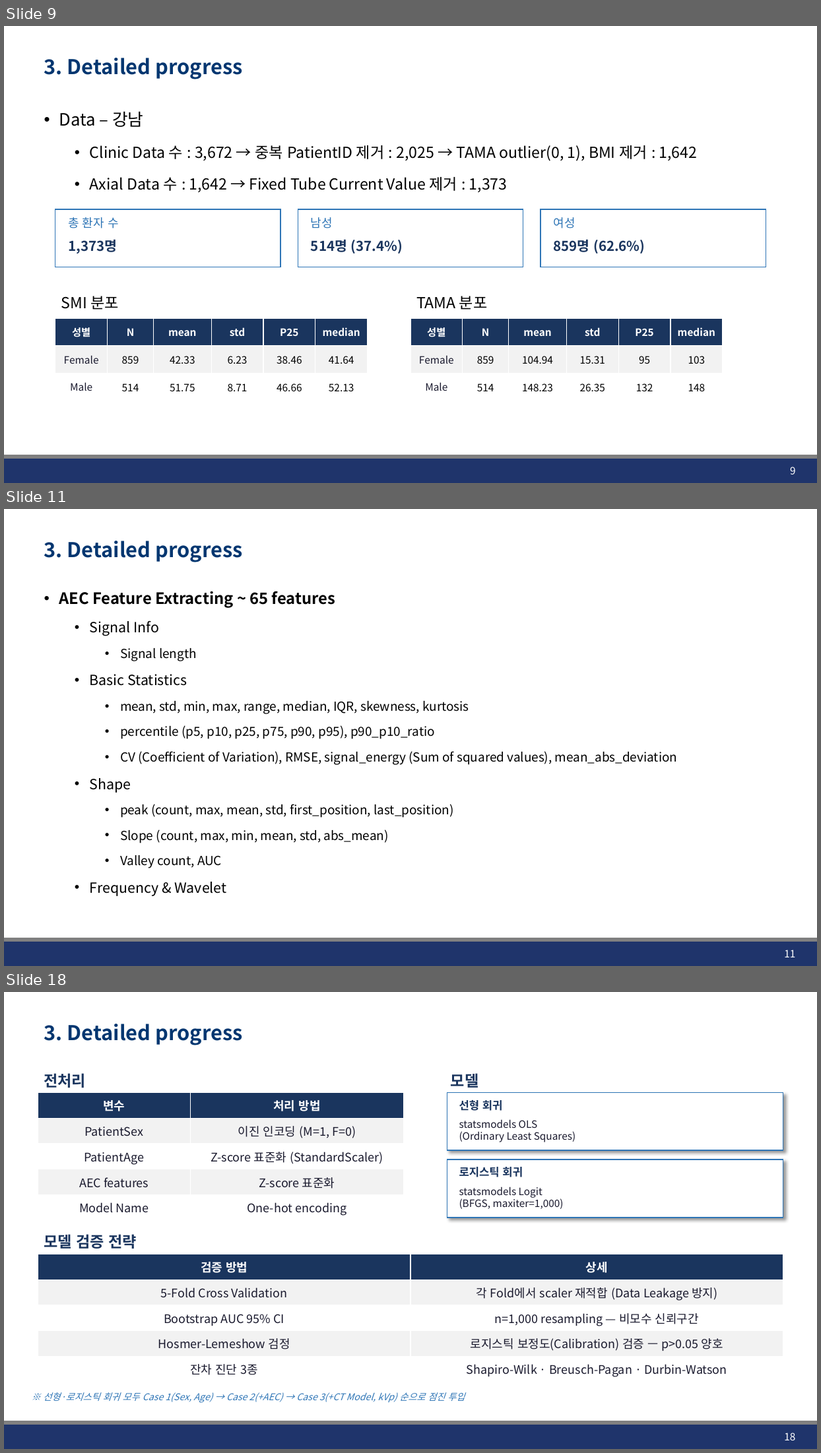
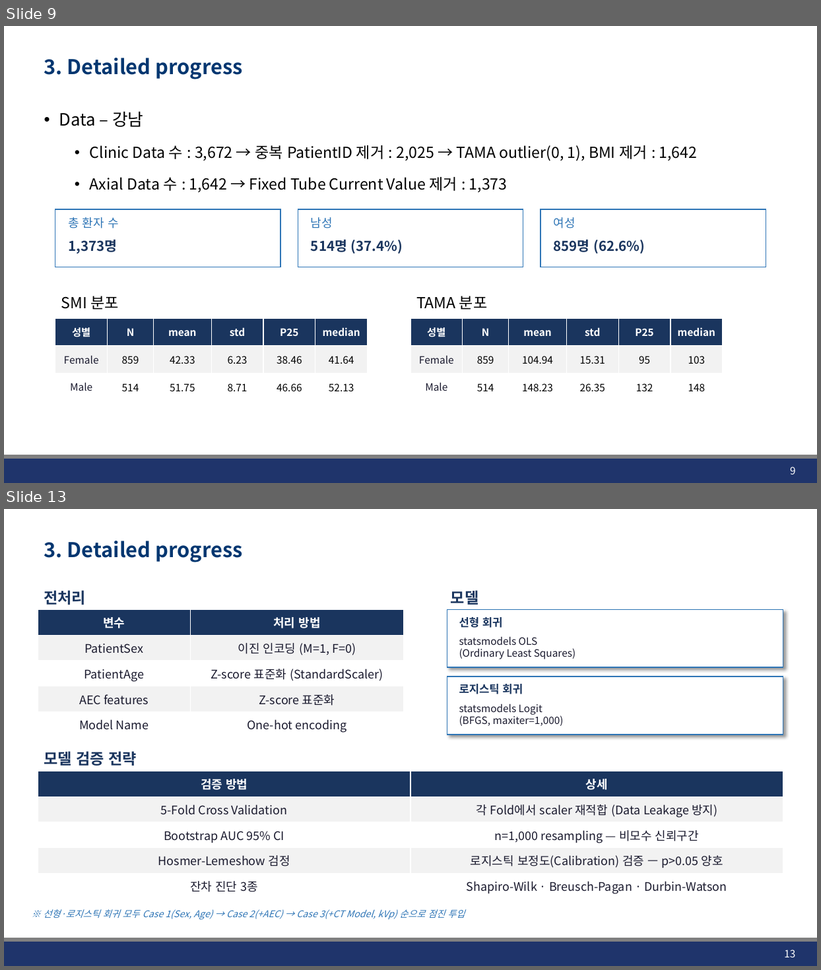
Before and after one commit to JHWannabe/2026-1_Study, a slide deck: 연구자료/260508_AEC_SMI_Analysis.pptx. Shown one above the other, each under a label of ours: slides 9, 11 and 18 before the commit, slides 9 and 13 after it; the slides between them are not shown. The pictures are 821x1453 and 821x970 pixels, drawn with LibreOffice and Linux fonts; fonts in the diff are those of the drawing; background and template pictures are left out. Boxes give left, top, right and bottom in pixels: in the first picture for what was removed or moved away, otherwise in the second. Text is boxed around its words. In the diff, an @@ line names an element or a change of style, - is before the commit and + after.

```diff
--- a/연구자료/260508_AEC_SMI_Analysis.pptx
+++ b/연구자료/260508_AEC_SMI_Analysis.pptx
@@ slide 11 removed at (4, 509, 817, 966), background #FFFFFF; not listed: 2 template elements that a slide beside it also shows @@
@@ title removed at (44, 541, 243, 562) @@
-3. Detailed progress
@@ text removed at (59, 591, 677, 896) @@
-• AEC Feature Extracting ~ 65 features
-  • Signal Info
-    • Signal length
-  • Basic Statistics
-    • mean, std, min, max, range, median, IQR, skewness, kurtosis
-    • percentile (p5, p10, p25, p75, p90, p95), p90_p10_ratio
-    • CV (Coefficient of Variation), RMSE, signal_energy (Sum of squared values), mean_abs_deviation
-  • Shape
-    • peak (count, max, mean, std, first_position, last_position)
-    • Slope (count, max, min, mean, std, abs_mean)
-    • Valley count, AUC
-  • Frequency & Wavelet
@@ page number removed at (784, 950, 795, 958) @@
-11
@@ what was slide 18 is now slide 13 @@
@@ page number at (784, 950, 795, 958): text changed @@
-18
+13
```
Also in this commit, not shown: 1 slide changed, 2 slides added, 6 other slides removed, 30 other files.
